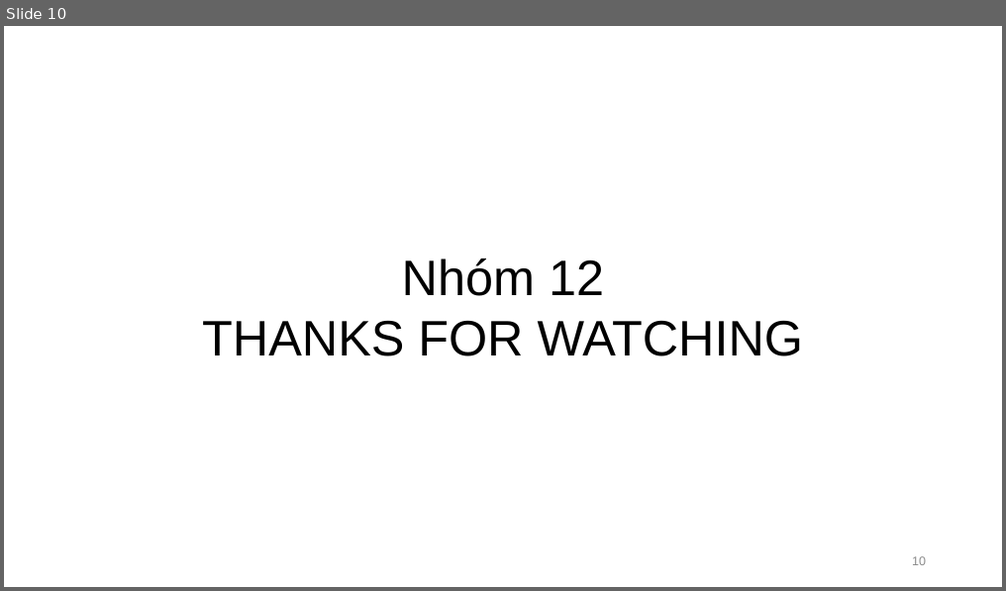
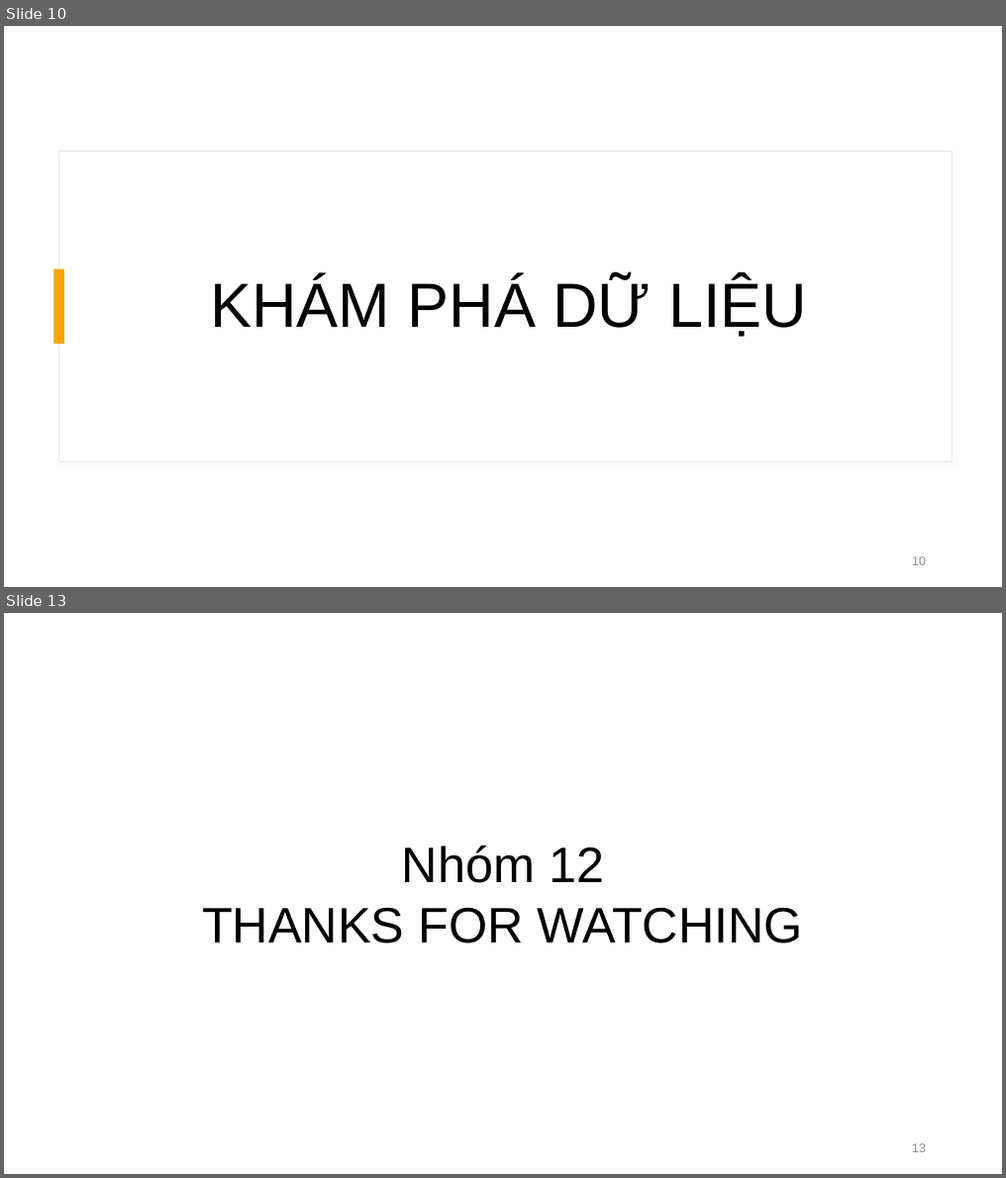
Before and after one commit to pdthuc/Project-Applied_Data_Science, a slide deck: Presentation/GIỚI THIỆU ĐỀ TÀI.pptx. Shown one above the other, each under a label of ours: slide 10 before the commit, slides 10 and 13 after it; the slides between them are not shown. The pictures are 1006x591 and 1006x1178 pixels, drawn with LibreOffice and Linux fonts; fonts in the diff are those of the drawing. Boxes give left, top, right and bottom in pixels: in the first picture for what was removed or moved away, otherwise in the second. Text is boxed around its words. In the diff, an @@ line names an element or a change of style, - is before the commit and + after.

```diff
--- a/Presentation/GIỚI THIỆU ĐỀ TÀI.pptx
+++ b/Presentation/GIỚI THIỆU ĐỀ TÀI.pptx
@@ slide 10 added at [4,26,1002,587], background #FFFFFF @@
@@ rectangle added at [58,152,952,463], fill #FFFFFF, outline #E9E9E9 1 pt @@
@@ rectangle added at [54,270,64,344], fill #F5A700 @@
@@ title added at [210,277,807,337], 60 pt, text #000000 @@
+KHÁM PHÁ DỮ LIỆU
@@ page number added at [912,557,926,566], 12 pt, text #8C8C8C @@
+10
@@ what was slide 10 is now slide 13 @@
@@ page number at [912,1144,926,1153]: text changed @@
-10
+13
```
Also in this commit, not shown: 2 other slides added.
